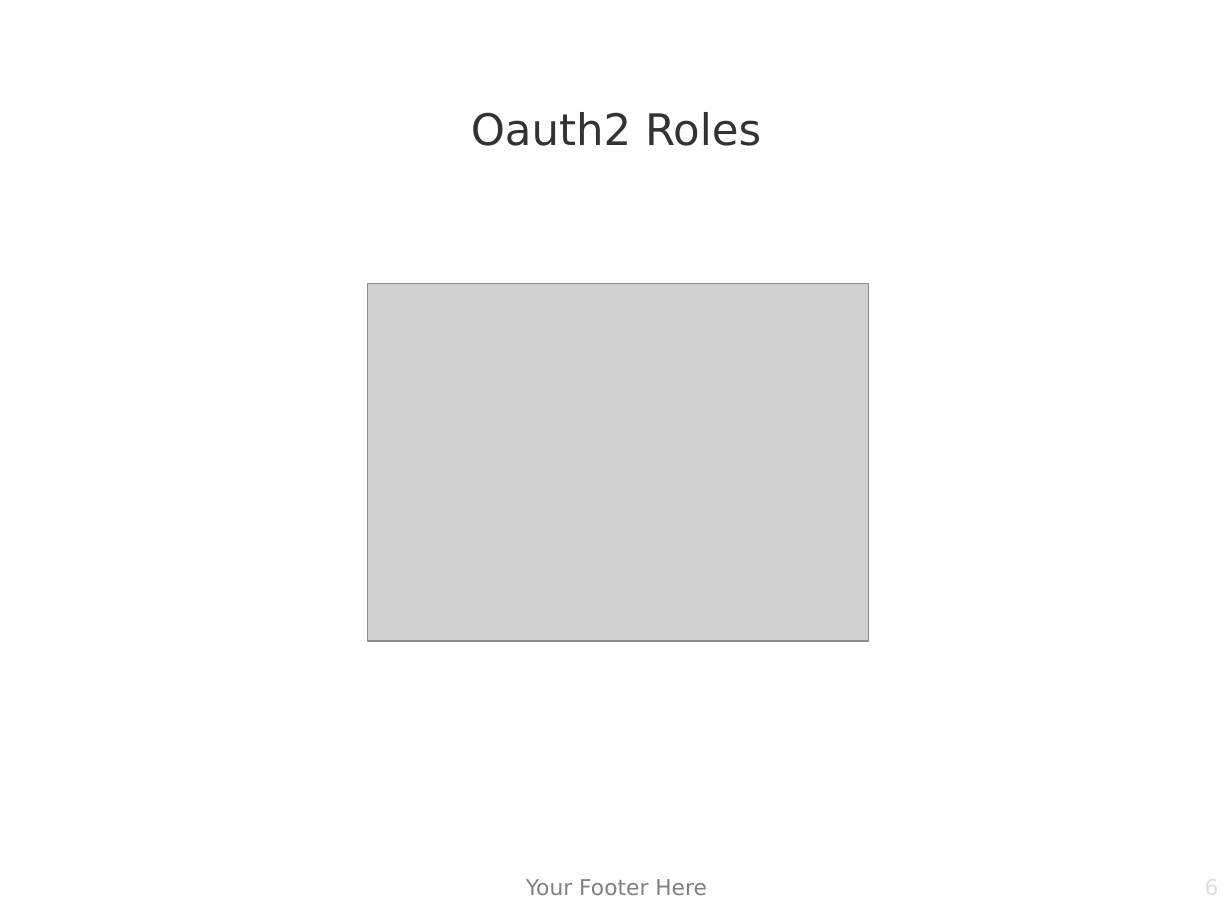
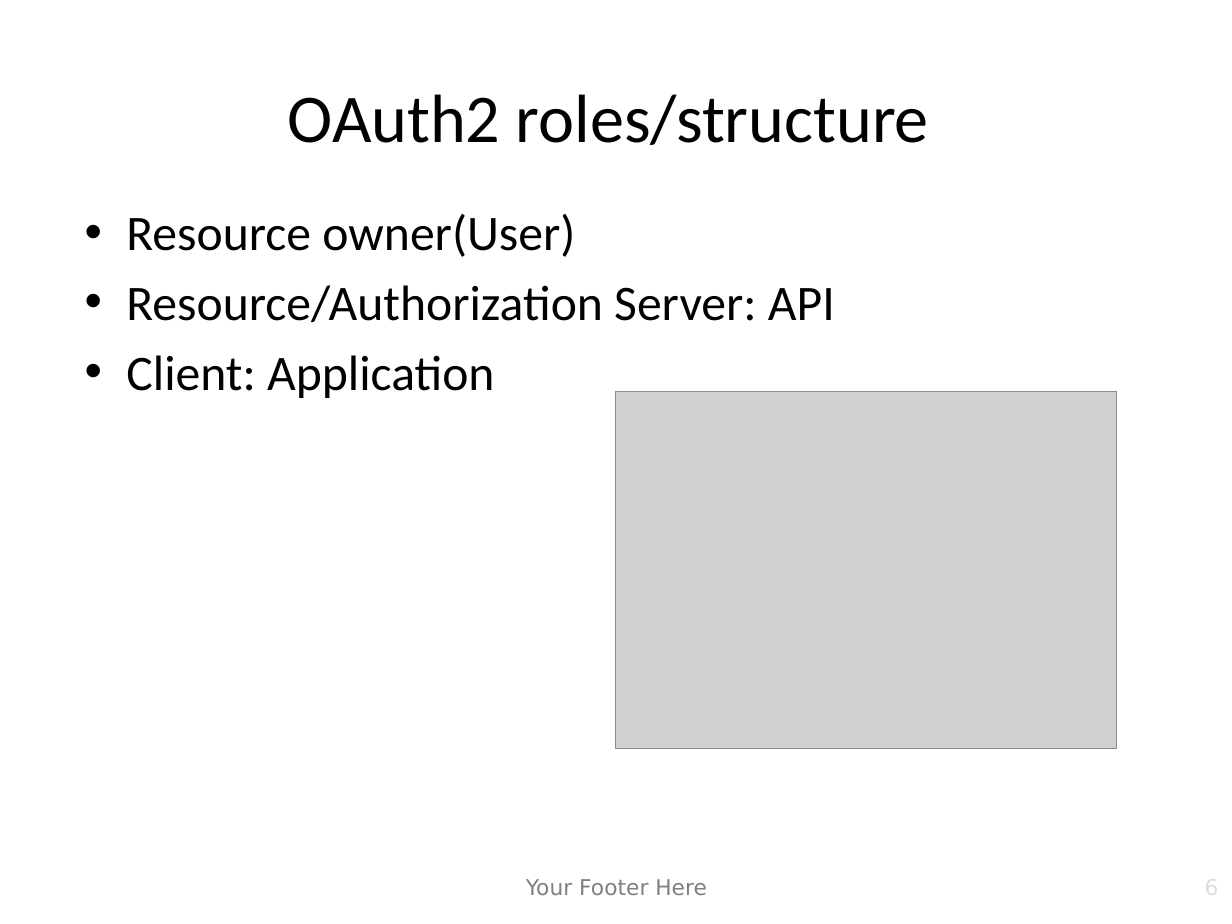
Before and after one commit to sebivenlo/OAuth2, a slide deck: slide 6 of Powerpoint.odp. Drawn at 1232x924 pixels with LibreOffice and Linux fonts; fonts in the diff are those of the drawing; grey boxes stand for pictures; background and template pictures are left out. Boxes give left, top, right and bottom in pixels: in the first picture for what was removed or moved away, otherwise in the second. Text is boxed around its words. In the diff, an @@ line names an element or a change of style, - is before the commit and + after.

```diff
--- a/Powerpoint.odp
+++ b/Powerpoint.odp
@@ title at (x1=288, y1=94, x2=929, y2=145): text changed; size 28 to 44 pt; font DejaVu Sans to Calibri; text colour #333333 to #000000 @@
-Oauth2 Roles
+OAuth2 roles/structure
@@ text added at (x1=126, y1=214, x2=835, y2=398), 32 pt, text #000000 @@
+• Resource owner(User)
+• Resource/Authorization Server: API
+• Client: Application
@@ picture moved from (x1=368, y1=284, x2=870, y2=642) to (x1=615, y1=391, x2=1117, y2=749) @@
```
Also in this commit, not shown: 6 other slides changed, 6 slides added, 4 other files.
